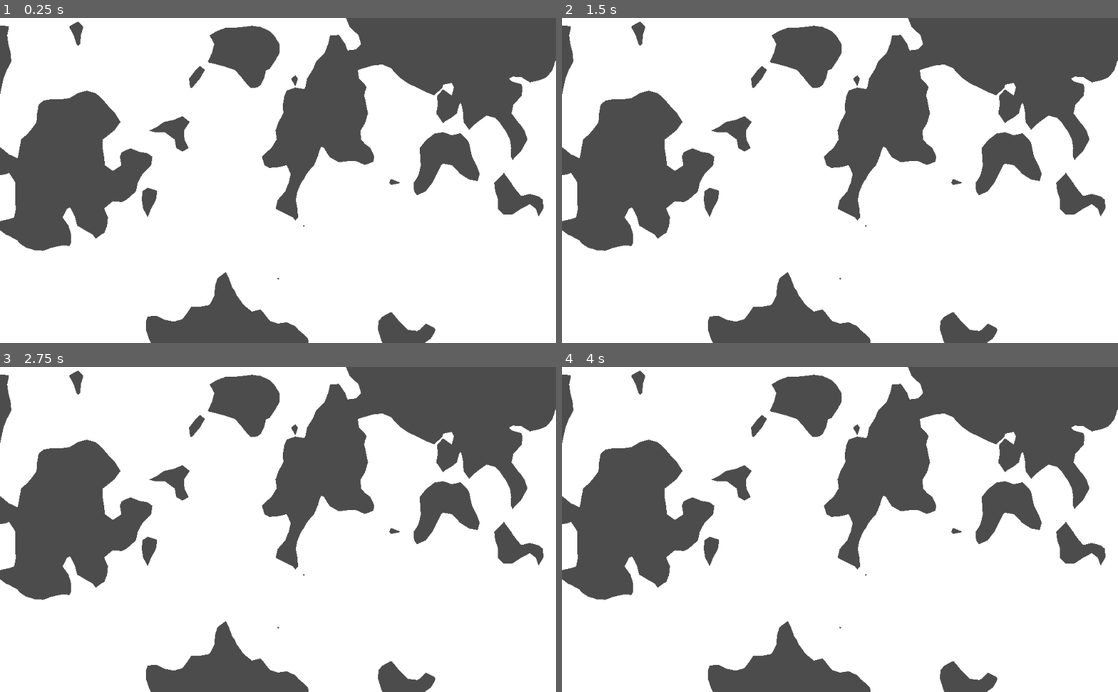
Above: before the commit, frames 1-4 (two rows, left to right).
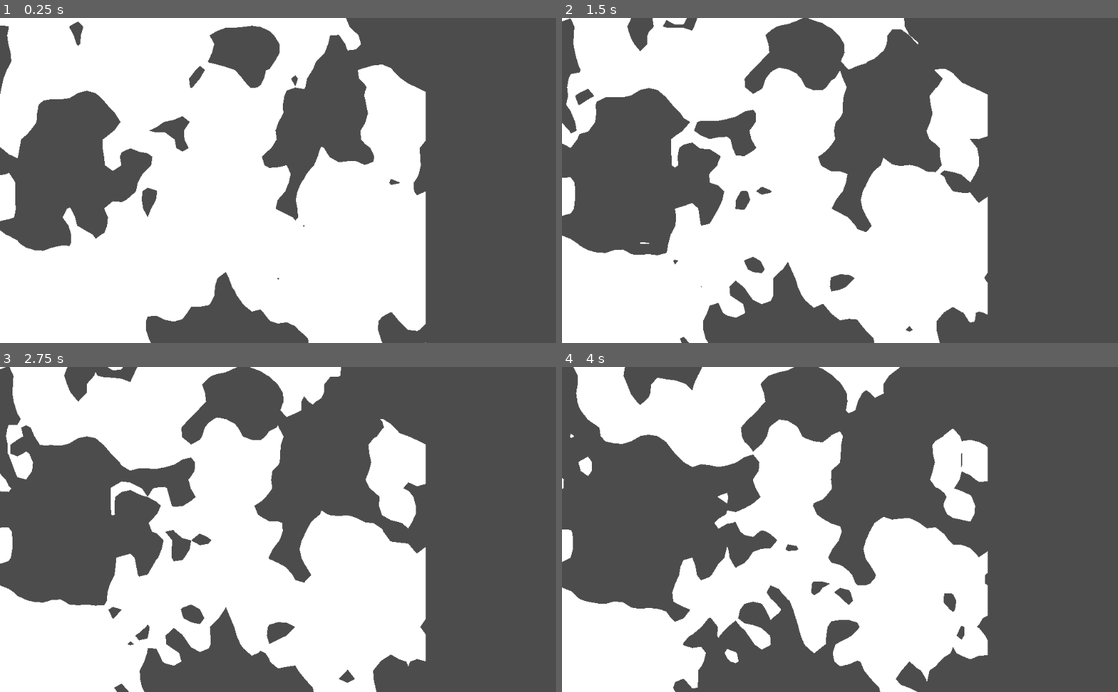
Above: after the commit, the same moments.

Repository: neutrongreen/Splosion
Game: Godot game, scene res://entitys/voxels/VoxelMap.tscn
The game is run twice, just before and just after one commit, with the same random seed, the same clock (stepped at 60 frames per second) and the same inputs. The project has no main scene, so this scene is started directly.
Inputs:
- Up to frame 1 (0.25 s): no input
- Up to frame 2 (1.5 s): tap Enter at 0.5 s; hold Up (ui_up) 0.53-1.28 s; hold Down (ui_down) from 1.28 s (still down)
- Up to frame 3 (2.75 s): release Down (ui_down) at 2.03 s; hold Up (ui_up) from 2.03 s (still down)
- Up to frame 4 (4 s): release Up (ui_up) at 3.53 s; hold Down (ui_down) from 3.53 s (still down)

The runs differ from the first frame. In frame 1, 15% of the frame differs, in the area x 76-100%, y 13-100%; in frame 2, 24%; in frame 3, 27%; in frame 4, 34%, in the area x 0-100%, y 0-100%.

Commit message:
opmised partaialty terrain generation

Diff:
--- a/entitys/voxels/Voxel.tscn
+++ b/entitys/voxels/Voxel.tscn
@@ -6,5 +6,6 @@
 script = ExtResource( 1 )
 
 [node name="Polygon2D" type="Polygon2D" parent="."]
+antialiased = true
 
 [node name="CollisionPolygon2D" type="CollisionPolygon2D" parent="."]
--- a/entitys/voxels/VoxelMap.gd
+++ b/entitys/voxels/VoxelMap.gd
@@ -16,41 +16,137 @@
 export (float) var SURFACE_LEVEL = 0.4
 # Called when the node enters the scene tree for the first time.
 var map = []
-func _ready():
+var polygons = []
+var edges = [[Vector2(0, 0), Vector2(1, 0)],
+				[Vector2(1, 0), Vector2(1, 1)],
+				[Vector2(0, 1), Vector2(1, 1)],
+				[Vector2(0, 0), Vector2(0, 1)]]
+var edgesaxis = [
+	0,
+	1,
+	0,
+	1
+]
 
-	noise.seed = randi()
-	noise.octaves = 4
-	noise.period = 20.0
-	noise.persistence = 0.8
+var colours = PoolColorArray([Color(255,255,255)])
+#http://jamie-wong.com/2014/08/19/metaballs-and-marching-squares/
+func interpolateVertsY(var v1, var v2, var vect1, var vect2):
+	vect1.y = vect1.y + ((SURFACE_LEVEL-v1)/(v2-v1))*(vect2.y - vect1.y)
+	vect1.y = clamp(vect1.y, 0, 1)
+	return vect1.y
+func interpolateVertsX(var v1, var v2, var vect1, var vect2):
+	vect1.x = vect1.x + ((SURFACE_LEVEL-v1)/(v2-v1))*(vect2.x - vect1.x)
+	vect1.x = clamp(vect1.x, 0, 1)
+	return vect1.x
+# Declare member variables here. Examples:
+# var a = 2
+# var b = "text"
+# Called when the node enters the scene tree for the first time.
+#flip axis commands
+func flip_x_axis(var vector):
+	if vector.x == 1:
+		vector.x = 0
+	elif vector.x == 0:
+		vector.x = 1
+	return vector
 
+func flip_y_axis(var vector):
+	if vector.y == 1:
+		vector.y = 0
+	elif vector.y == 0:
+		vector.y = 1
+	return vector
+
+func get_shape(var VOXEL_DATA, var mappos):
+	#set shape to voxel data shape
+	var shape = SHAPE_LIST.SHAPES[VOXEL_DATA.SHAPE_ID]
+	#for i in range of shape size
+	for i in range(shape.size()):
+		var tempvector = shape[i]
+		#flip x axis
+		if VOXEL_DATA.FLIP_X:
+			tempvector = flip_x_axis(tempvector)
+
+		#flip y axis
+		if VOXEL_DATA.FLIP_Y:
+			tempvector = flip_y_axis(tempvector)
+
+		#apply interpolation if vertex is = edge
+		for edge in VOXEL_DATA.INTERPOLATED_EDGES:
+			if edge.x == i:
+				var b = edges[edge.y][1]
+				var d = edges[edge.y][0]
+				if edgesaxis[edge.y] == 0:
+					tempvector.x = interpolateVertsX(map[d.x + mappos.x][d.y + mappos.y],
+					map[b.x + mappos.x][b.y + mappos.y], d, b)
+				else:
+					tempvector.y = interpolateVertsY(map[d.x + mappos.x][d.y + mappos.y],
+					map[b.x + mappos.x][b.y + mappos.y], d, b)
+				break
+		tempvector += mappos
+		tempvector *= TILE_SIZE
+		#scale shape to needed size
+		#if it is get scalar and mutiplay
+		#set point to shape
+		shape.set(i, tempvector)
+	return shape
+
+func generate_map():
+	map = []
+	polygons = []
 	for x in range(MAP_SIZE.x):
 		map.append([])
 		for y in range(MAP_SIZE.y):
 			map[x].append(noise.get_noise_2d(x, y) + 1)
 	for x in range(MAP_SIZE.x - 1):
+		polygons.append([])
 		for y in range(MAP_SIZE.y - 1):
-			var shape = 0
+			var polygon = null
+			var voxid = 0
 			#get location value
 			if map[x][y] > SURFACE_LEVEL:
-				shape |= bitwise[0]
+				voxid |= bitwise[0]
 			if map[x+1][y] > SURFACE_LEVEL:
-				shape |= bitwise[1]
+				voxid |= bitwise[1]
 			if map[x][y+1] > SURFACE_LEVEL:
-				shape |= bitwise[2]
+				voxid |= bitwise[2]
 			if map[x+1][y+1] > SURFACE_LEVEL:
-				shape |= bitwise[3]
+				voxid |= bitwise[3]
+
 			for i in VOXEL_TABLE:
-				if i.points == shape:
-					var voxeltile = VoxelNode.instance()
-					var voxpos = Vector2(x,y)
-					voxeltile.position = voxpos*TILE_SIZE
-					voxeltile.mappos = voxpos
-					voxeltile.VOXEL_DATA = i
-					add_child(voxeltile)
+				if i.points == voxid:
+					polygon = get_shape(i, Vector2(x,y))
+
+			polygons[x].append(polygon)
 
 	pass # Replace with function body.
+
+func _ready():
+	noise.seed = randi()
+	noise.octaves = 4
+	noise.period = 20.0
+	noise.persistence = 0.8
+	generate_map()
+
+func _draw():
+	for x in range(MAP_SIZE.x - 1):
+		for y in range(MAP_SIZE.y - 1):
+
+			if(polygons[x][y]):
+				var geo_invalid = Geometry.triangulate_polygon(polygons[x][y]).empty()
+				if(!geo_invalid):
+					draw_polygon(polygons[x][y], colours)
 
 
 # Called every frame. 'delta' is the elapsed time since the previous frame.
 #func _process(delta):
 #	pass
+func _physics_process(delta):
+	if Input.is_action_pressed("ui_up"):
+		SURFACE_LEVEL += 0.1*delta
+		generate_map()
+		update()
+	elif Input.is_action_pressed("ui_down"):
+		SURFACE_LEVEL -= 0.1*delta
+		generate_map()
+		update()
--- a/entitys/voxels/VoxelMap.tscn
+++ b/entitys/voxels/VoxelMap.tscn
@@ -23,5 +23,5 @@
 SHAPE_LIST = ExtResource( 2 )
 VOXEL_TABLE = [ ExtResource( 14 ), ExtResource( 5 ), ExtResource( 8 ), ExtResource( 4 ), ExtResource( 9 ), ExtResource( 17 ), ExtResource( 10 ), ExtResource( 13 ), ExtResource( 11 ), ExtResource( 6 ), ExtResource( 7 ), ExtResource( 12 ), ExtResource( 15 ), ExtResource( 3 ), ExtResource( 16 ) ]
 TILE_SIZE = 16
-MAP_SIZE = Vector2( 100, 100 )
+MAP_SIZE = Vector2( 50, 50 )
 SURFACE_LEVEL = 0.9
--- a/project.godot
+++ b/project.godot
@@ -31,7 +31,7 @@
 
 [memory]
 
-limits/message_queue/max_size_kb=2048
+limits/message_queue/max_size_kb=10240
 
 [rendering]
 
